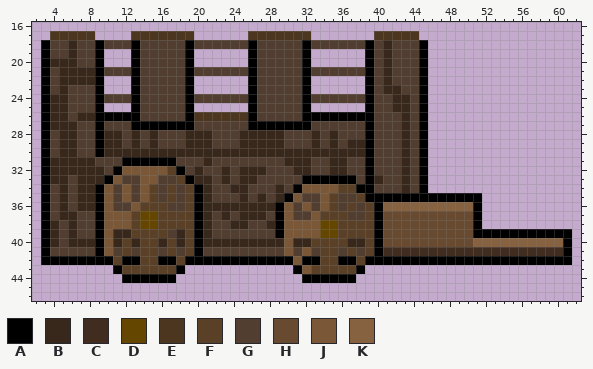
Two versions of one pixel-art file, Cenario/Areia/carroca_quebrada.ase. Above, as it was before the edit.
64x64 pixels, 1 frame. Shown: x 2..62, y 16..46. The old version is drawn lined up with the new one.
Palette (. is transparent): A #000000  B #38281b  C #402d20  D #644600  E #4c3620  F #5a4026  G #523e30  H #674a30  J #7a5837  K #866240
After the commit:
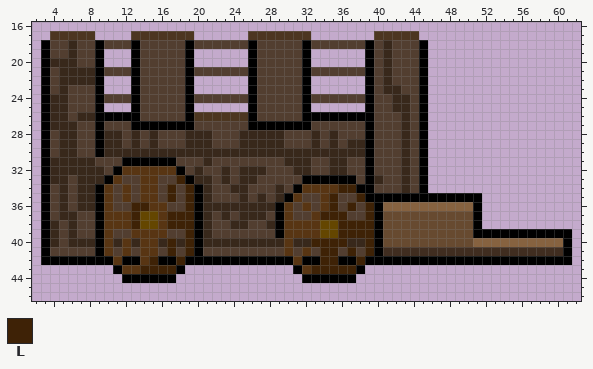
Colours new in this view: L #3e2206
Edits made:
whole drawing moved by +0,+1 (the old picture is shown already moved)
@@ palette @@
-J #7a5837
+J #583513
@@ x 9..41 @@
 31 GGGAAAAAAGGGBGGGGGGGGBBBGGBBGGAGG
-32 BGAJJJJJFAGBGGBGBBBGGGBBGGBBGGAGG
-33 BAJGGJJGGFABBGBGBBGGGGGAAAAAAGABG
-34 AJGJGJFGFGFABGGBBGGGBGAJJJJFFAAGG
-35 AJGJGJFGFGFABGGGBGBGBAJGGJFGGFAAA
-36 AJGGJFFFGGFABBBBBBBBAJGJGJFGFGFAK
-37 AJJJFDDFFFFABGBGBBBGAJGGJFFFGGFAH
-38 AJJJFDDFFFFABGGBBGGBAJJJJDDFFFFAH
-39 AJBBFFFFGBFABGGGGGGGAJJJJDDFFFFAH
-40 AJBFBFFBFBFABBBBBBBBBJBBFFFFBBFAH
-41 AJGFGFFGFGFAGGGGGGGGGJGJGFFGFGFAC
-42 AAFAAFFAAFAAAAAAAAAAAAJAAFFAAFAAA
-43 ..AFFFFFFA............AJFFFFFA...
+32 BGAJJJJJJAGBGGBGBBBGGGBBGGBBGGAGG
+33 BAJGGJJGGLABBGBGBBGGGGGAAAAAAGABG
+34 AJGJGJJGLGLABGGBBGGGBGAJJJJLLAAGG
+35 AJGJGJJGLGLABGGGBGBGBAJGGJLGGLAAA
+36 AJGGLLJJGGLABBBBBBBBAJGJGJLGLGLAK
+37 AJJJLDDJLLLABGBGBBBGAJGGJLLLGGLAH
+38 AJJJLDDJLLLABGGBBGGBAJJJJDDLLLLAH
+39 AJGGJJJJGGLABGGGGGGGAJJJJDDLLLLAH
+40 AJBJBJJBLBLABBBBBBBBBJBBLLLLBBLAH
+41 AJGJGJJGLGLAGGGGGGGGGJGJGLLGLGLAC
+42 AAJAAJLAALAAAAAAAAAAAAJAALLAALAAA
+43 ..AJJLLLLA............AJLLLLLA...
 44 ...AAAAAA..............AAAAAA....
